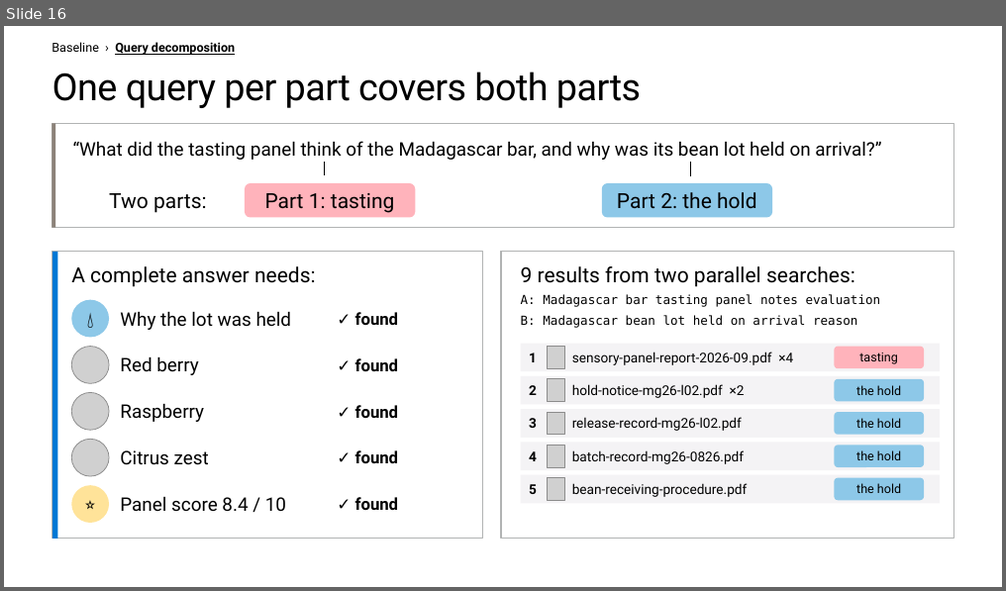
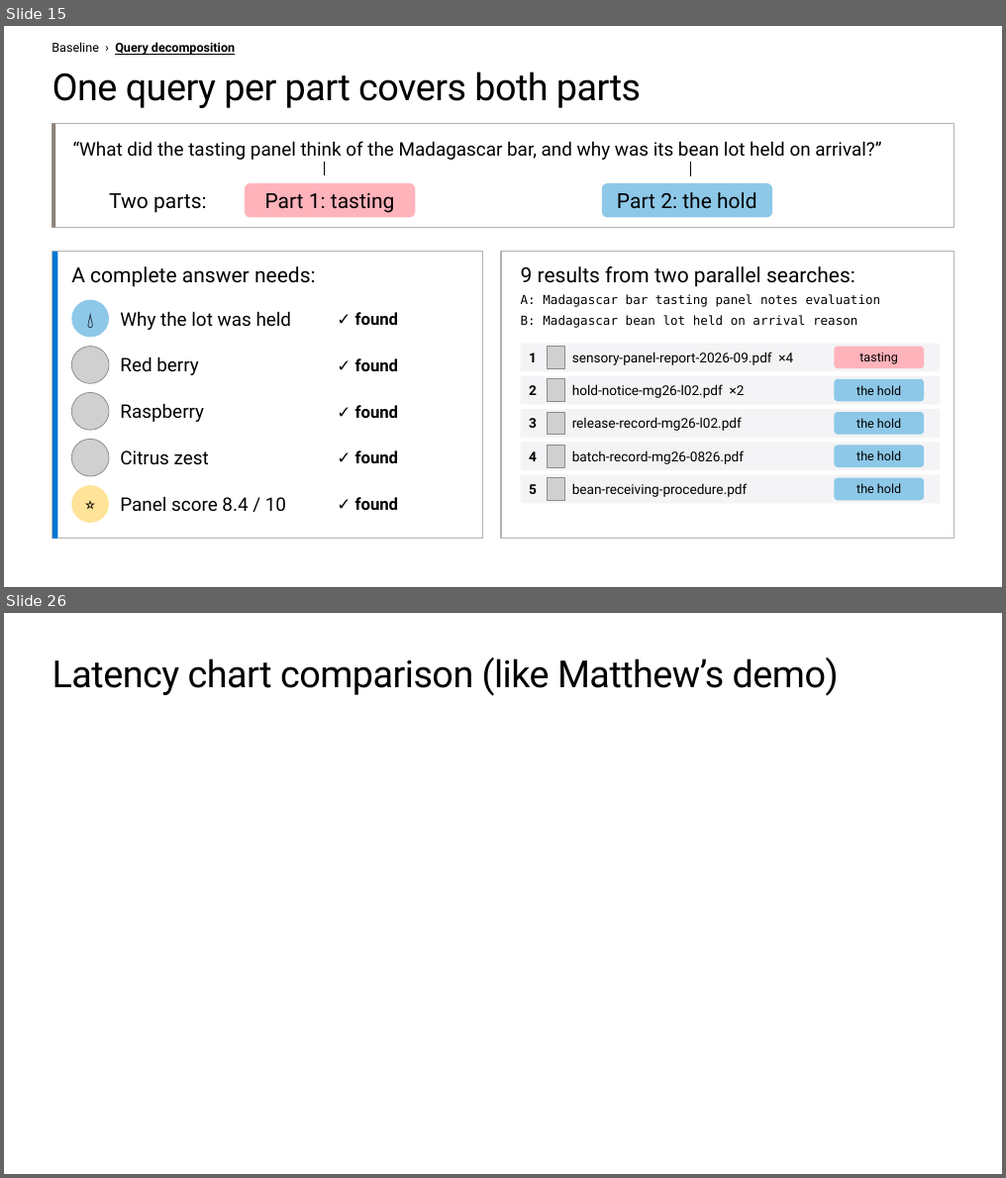
Before and after one commit to microsoft/ignite26-BRK300-building-agentic-retrieval-from-diy-to-foundry-iq, a slide deck: IgniteBRK300-WorkingDeck.pptx. Shown one above the other, each under a label of ours: slide 16 before the commit, slides 15 and 26 after it; the slides between them are not shown. The pictures are 1006x591 and 1006x1178 pixels, drawn with LibreOffice and Linux fonts; fonts in the diff are those of the drawing; grey boxes stand for pictures; background and template pictures are left out. Boxes give left, top, right and bottom in pixels: in the first picture for what was removed or moved away, otherwise in the second. Text is boxed around its words. In the diff, an @@ line names an element or a change of style, - is before the commit and + after.

```diff
--- a/IgniteBRK300-WorkingDeck.pptx
+++ b/IgniteBRK300-WorkingDeck.pptx
@@ slide 26 added at bbox=[4, 613, 1002, 1174], background #FFFFFF @@
@@ title added at bbox=[53, 658, 839, 696], 36 pt, text #000000 @@
+Latency chart comparison (like Matthew’s demo)
@@ what was slide 16 is now slide 15 @@
```
Also in this commit, not shown: 34 slides changed, 7 other slides added.
